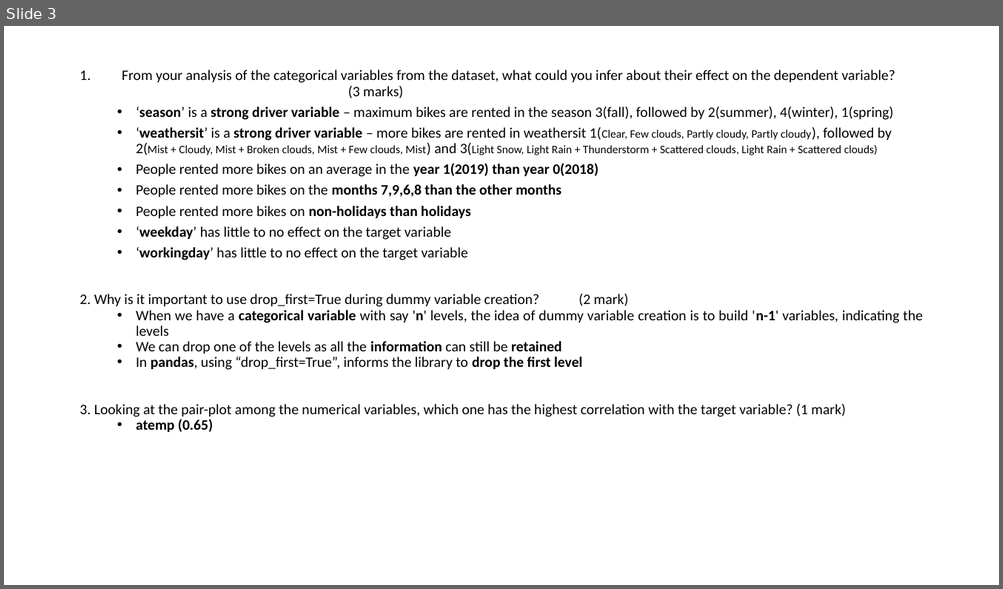
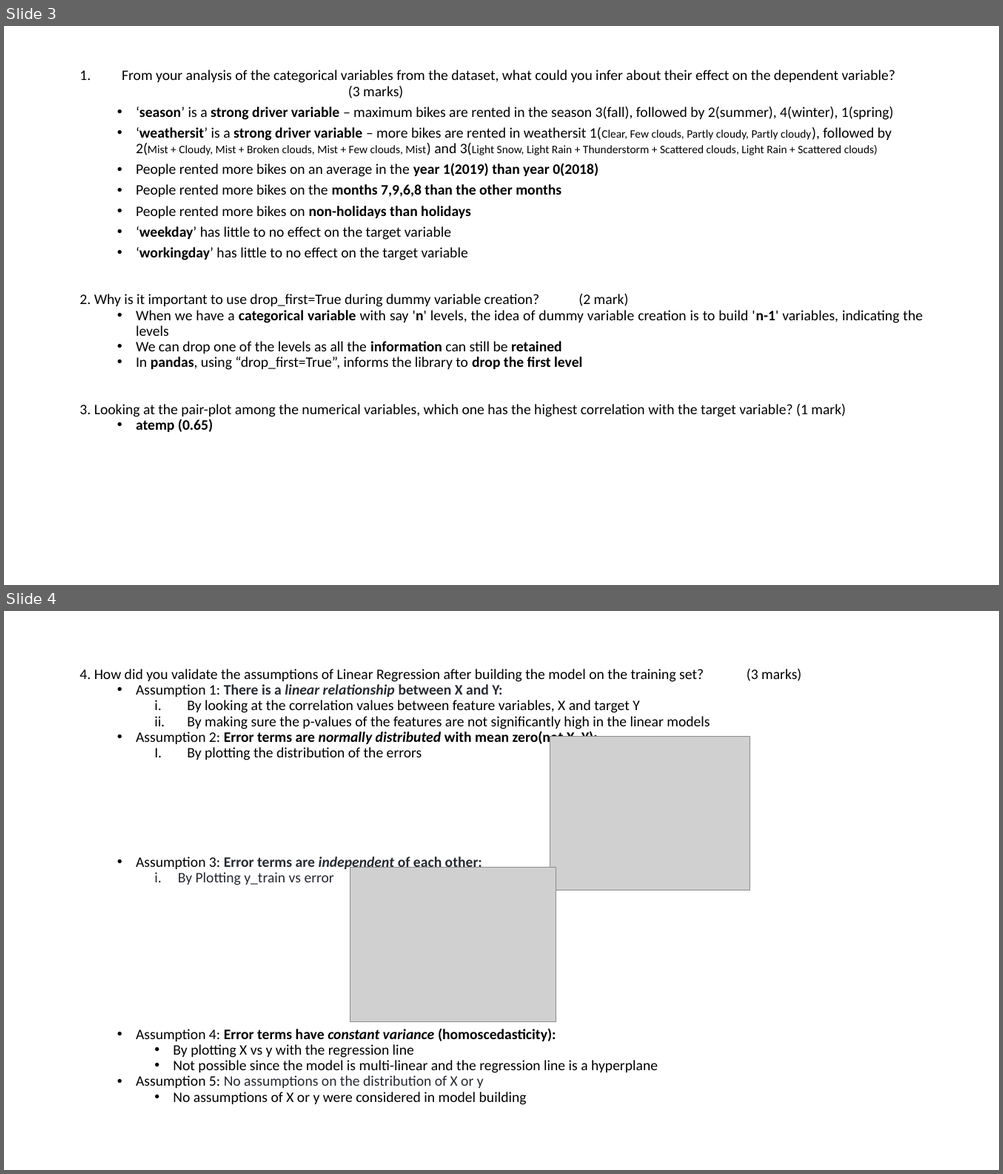
Before and after one commit to krishnajiraoh/upGrad_linear_regression_assignment, a slide deck: Subjective Questions.pptx. Shown one above the other, each under a label of ours: slide 3 before the commit, slides 3 and 4 after it. The pictures are 1003x589 and 1003x1174 pixels, drawn with LibreOffice and Linux fonts; fonts in the diff are those of the drawing; grey boxes stand for pictures. Boxes give left, top, right and bottom in pixels: in the first picture for what was removed or moved away, otherwise in the second. Text is boxed around its words. In the diff, an @@ line names an element or a change of style, - is before the commit and + after.

```diff
--- a/Subjective Questions.pptx
+++ b/Subjective Questions.pptx
@@ slide 4 added at (4,611,999,1170), background #FFFFFF @@
@@ text added at (79,669,709,1105), 14 pt, text #000000 @@
+4. How did you validate the assumptions of Linear Regression after building the model on the training set? (3 marks)
+  • Assumption 1: There is a linear relationship between X and Y:
+    i. By looking at the correlation values between feature variables, X and target Y
+    ii. By making sure the p-values of the features are not significantly high in the linear models
+  • Assumption 2: Error terms are normally distributed with mean zero(not X, Y):
+    I. By plotting the distribution of the errors
+  • Assumption 3: Error terms are independent of each other:
+    i. By Plotting y_train vs error
+• Assumption 4: Error terms have constant variance (homoscedasticity):
+    • By plotting X vs y with the regression line
+    • Not possible since the model is multi-linear and the regression line is a hyperplane
+  • Assumption 5: No assumptions on the distribution of X or y
+    • No assumptions of X or y were considered in model building
@@ picture added at (550,736,750,891) @@
@@ picture added at (350,868,555,1022) @@
```
Also in this commit, not shown: 2 slides changed.
